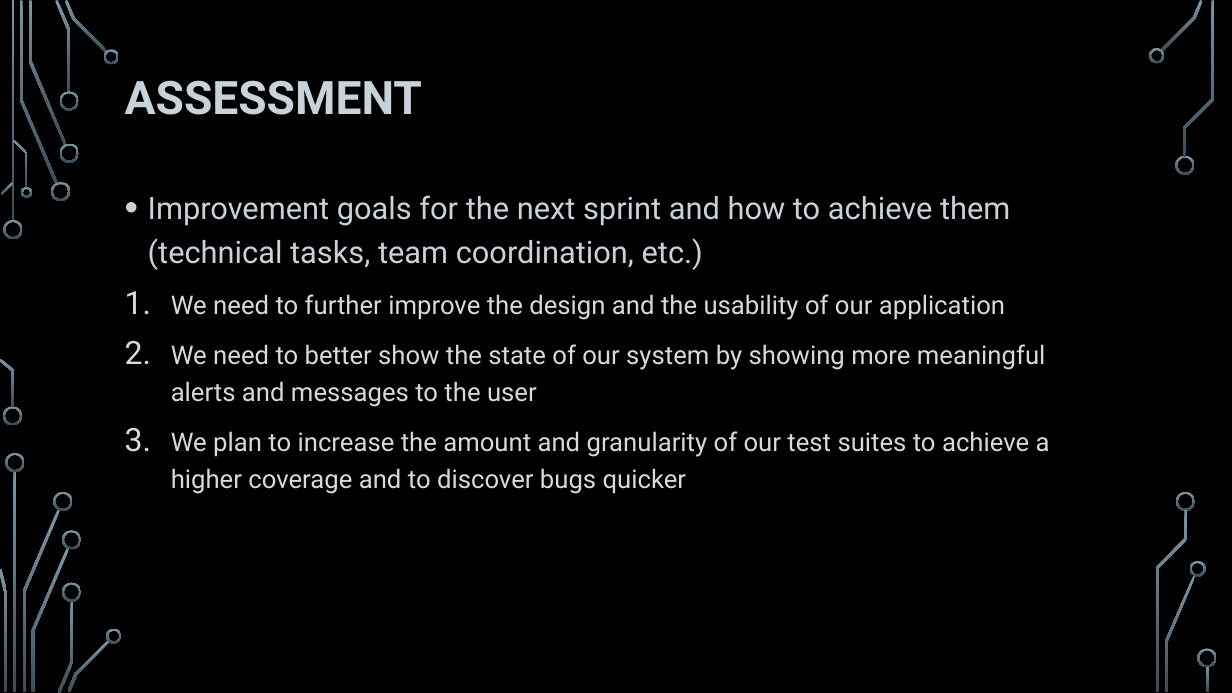
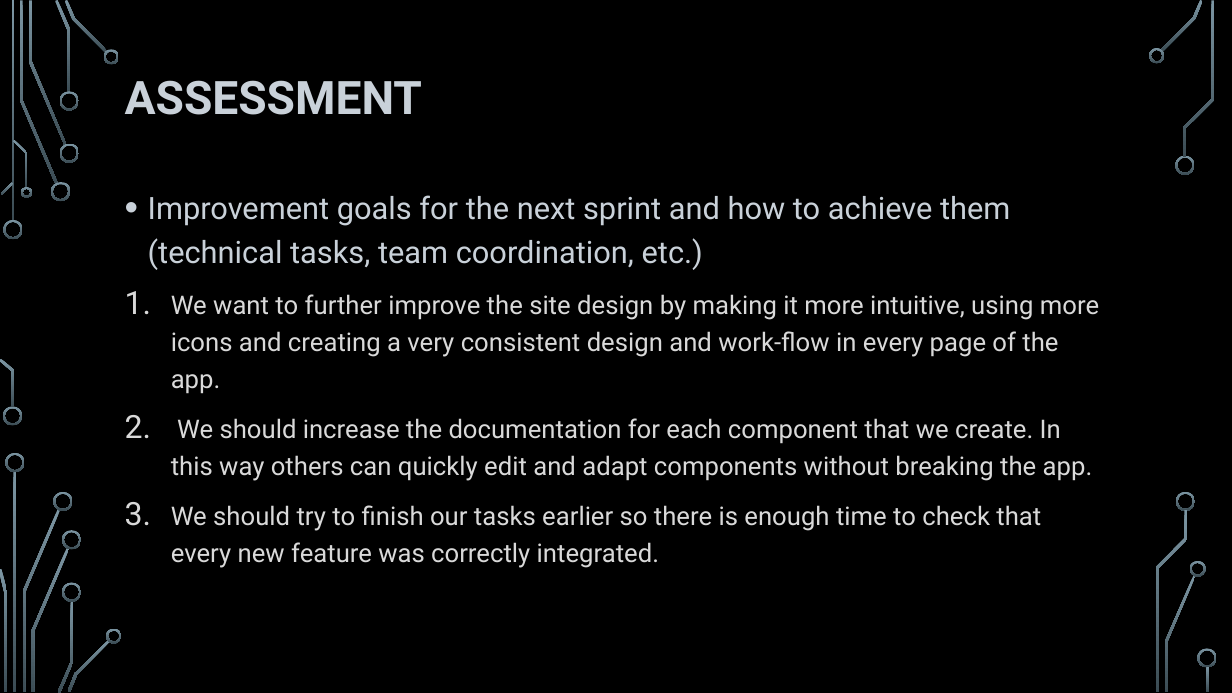
Before and after one commit to HeydarliAtabay/SolidarityPurchasingGroup, a slide deck: slide 17 of Retrospective/Sprint 4 - Retrospective.pptx. Drawn at 1232x693 pixels with LibreOffice and Linux fonts; fonts in the diff are those of the drawing; background and template pictures are left out. Boxes give left, top, right and bottom in pixels: in the first picture for what was removed or moved away, otherwise in the second. Text is boxed around its words. In the diff, an @@ line names an element or a change of style, - is before the commit and + after.

```diff
--- a/Retrospective/Sprint 4 - Retrospective.pptx
+++ b/Retrospective/Sprint 4 - Retrospective.pptx
@@ text at box(171, 294, 1099, 568): text changed @@
-1. We need to further improve the design and the usability of our application
-2. We need to better show the state of our system by showing more meaningful alerts and messages to the user
-3. We plan to increase the amount and granularity of our test suites to achieve a higher coverage and to discover bugs quicker
+1. We want to further improve the site design by making it more intuitive, using more icons and creating a very consistent design and work-flow in every page of the app.
+2. We should increase the documentation for each component that we create. In this way others can quickly edit and adapt components without breaking the app.
+3. We should try to finish our tasks earlier so there is enough time to check that every new feature was correctly integrated.
```
Also in this commit, not shown: 7 other slides changed.
